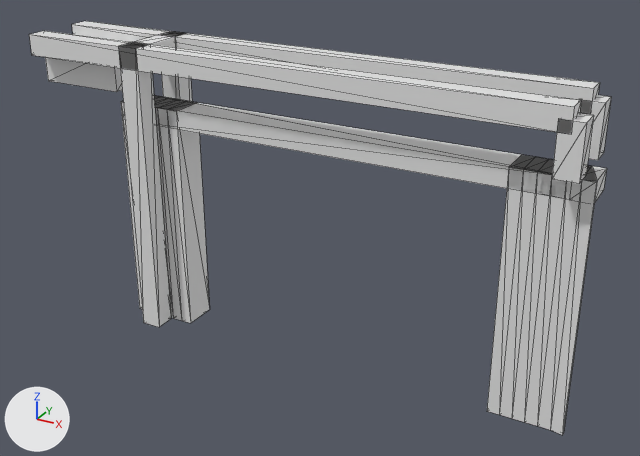
Before and after pictures for a commit that changed the glTF model models/vlijmen/vlijmen-brug-d59071dc/vlijmen-brug-d59071dc.glb.
One viewpoint serves both versions: a camera (50 mm lens) standing at (15.4, -29.3, 10.6) and looking at (-0.9, 0.3, -4.2). The axes (+X, +Y, +Z) are drawn at lower left. The lights are the same throughout. The picture after the commit comes second. Mesh edges are drawn as thin lines.

Objects in the first picture: 'building:balans', 'building:balans 2', 'building:contragewicht', 'building:hamei', 'building:hamei 2', 'building:hangstang', 'building:hangstang 2', 'building:portaal', 'road:dek', 'road:landhoofd (aangenomen)', 'road:landhoofd (aangenomen) 2'.
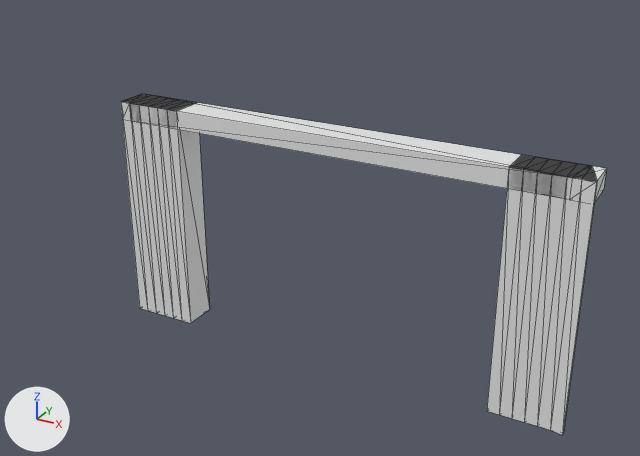
Where the change shows, as pixel boxes (x1, y1, x2, y2) in the pictures (640 x 456 px):
'building:balans 2', deleted
    before: (29, 31, 581, 134)
'building:balans', deleted
    before: (72, 21, 600, 114)
'building:hamei 2', deleted
    before: (118, 42, 171, 327)
'building:hangstang 2', deleted
    before: (552, 114, 594, 184)
'building:contragewicht', deleted
    before: (45, 34, 129, 92)
'building:hangstang', deleted
    before: (580, 95, 611, 160)
'building:hamei', deleted
    before: (160, 31, 192, 102)
'building:portaal', deleted
    before: (128, 33, 181, 48)

The change, as a list of edits to the scene's bpy script:
```text
Remove ob_building_hamei:
    ob_building_hamei = bpy.data.objects.new('building:hamei', me_hamei)
    ob_building_hamei.location = (0.0, 0.0, 0.0)
Remove ob_building_hamei_2:
    ob_building_hamei_2 = bpy.data.objects.new('building:hamei 2', me_hamei_2)
    ob_building_hamei_2.location = (0.0, 0.0, 0.0)
Remove ob_building_portaal:
    ob_building_portaal = bpy.data.objects.new('building:portaal', me_portaal)
    ob_building_portaal.location = (0.0, 0.0, 0.0)
Remove ob_building_balans:
    ob_building_balans = bpy.data.objects.new('building:balans', me_balans)
    ob_building_balans.location = (0.0, 0.0, 0.0)
Remove ob_building_hangstang:
    ob_building_hangstang = bpy.data.objects.new('building:hangstang', me_hangstang)
    ob_building_hangstang.location = (0.0, 0.0, 0.0)
Remove ob_building_balans_2:
    ob_building_balans_2 = bpy.data.objects.new('building:balans 2', me_balans_2)
    ob_building_balans_2.location = (0.0, 0.0, 0.0)
Remove ob_building_hangstang_2:
    ob_building_hangstang_2 = bpy.data.objects.new('building:hangstang 2', me_hangstang_2)
    ob_building_hangstang_2.location = (0.0, 0.0, 0.0)
Remove ob_building_contragewicht:
    ob_building_contragewicht = bpy.data.objects.new('building:contragewicht', me_contragewicht)
    ob_building_contragewicht.location = (0.0, 0.0, 0.0)
```
